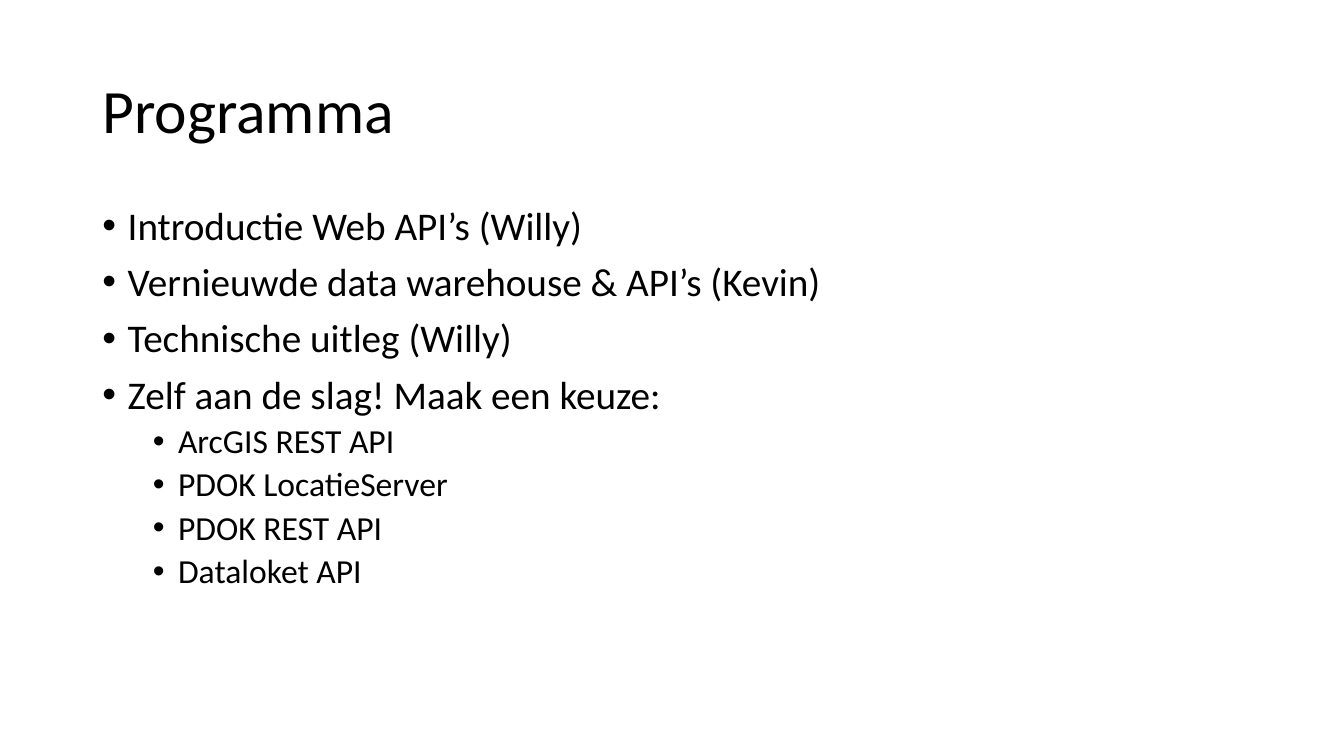
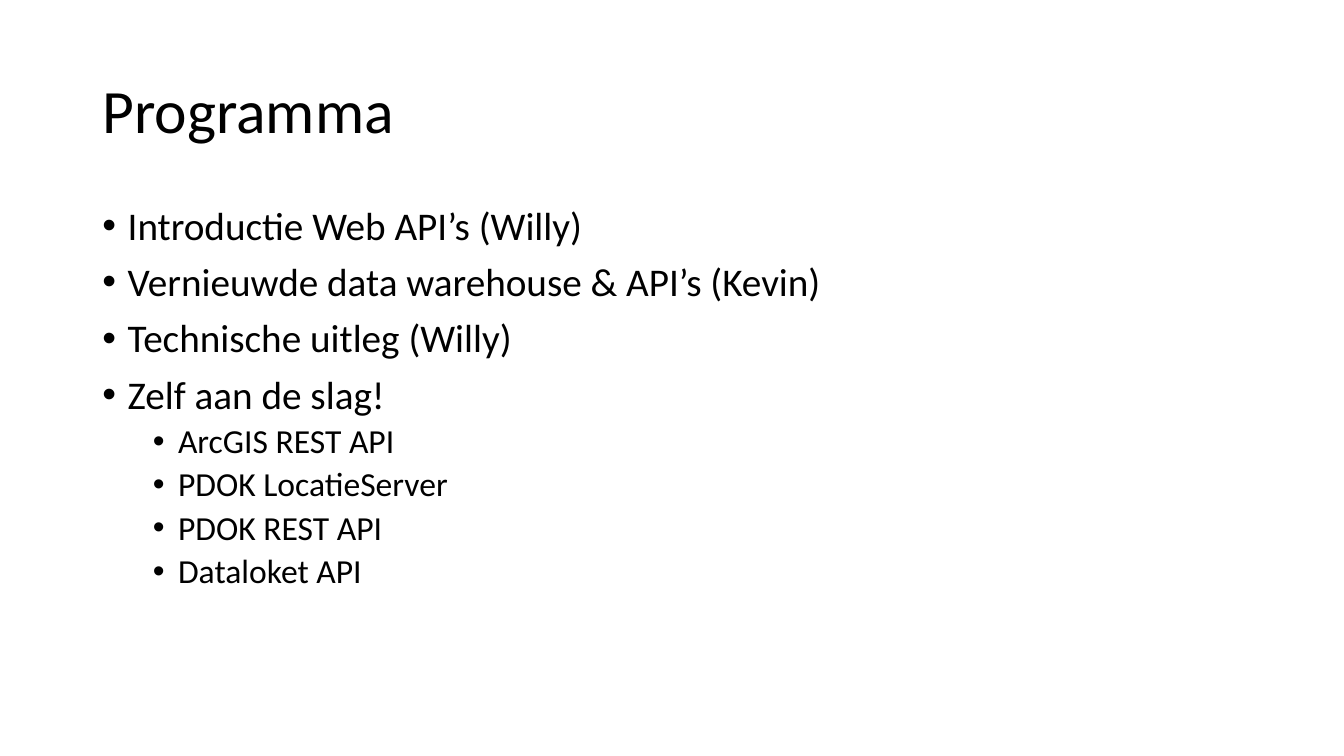
Before and after one commit to FrieseWoudloper/web-api-workshop, a slide deck: slide 2 of slides/Presentatie Web API's.pptx. Drawn at 1344x756 pixels with LibreOffice and Linux fonts; fonts in the diff are those of the drawing. Boxes give left, top, right and bottom in pixels: in the first picture for what was removed or moved away, otherwise in the second. Text is boxed around its words. In the diff, an @@ line names an element or a change of style, - is before the commit and + after.

```diff
--- a/slides/Presentatie Web API's.pptx
+++ b/slides/Presentatie Web API's.pptx
@@ text at (x1=128, y1=381, x2=384, y2=416): text changed @@
-• Zelf aan de slag! Maak een keuze:
+• Zelf aan de slag!
```
Also in this commit, not shown: 6 other slides changed, 1 slide added, 1 other file.
